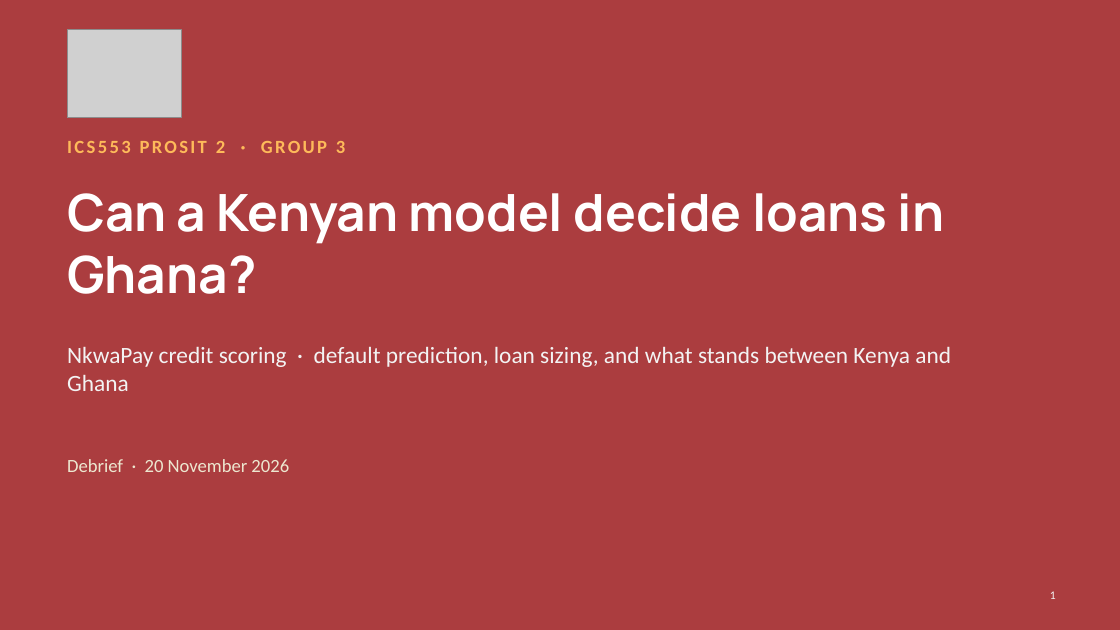
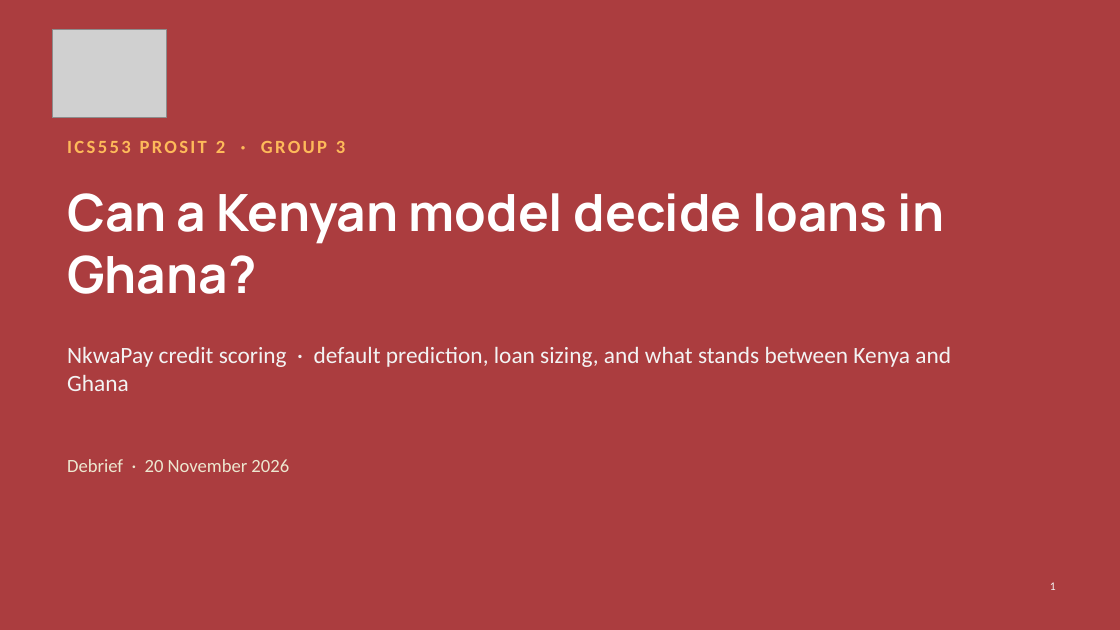
Before and after one commit to ASU-MICS-2028/mle-group-3-prosit-2, a slide deck: slide 1 of slides/NkwaPay_Debrief_Present.pptx. Drawn at 1120x630 pixels with LibreOffice and Linux fonts; fonts in the diff are those of the drawing; grey boxes stand for pictures. Boxes give left, top, right and bottom in pixels: in the first picture for what was removed or moved away, otherwise in the second. Text is boxed around its words. In the diff, an @@ line names an element or a change of style, - is before the commit and + after.

```diff
--- a/slides/NkwaPay_Debrief_Present.pptx
+++ b/slides/NkwaPay_Debrief_Present.pptx
@@ picture: place and size @@
-picture at (67, 29, 181, 118)
+picture at (52, 29, 166, 118)
@@ page number: place and size @@
-page number at (1050, 591, 1056, 599)
+page number at (1050, 582, 1056, 590)
```
Also in this commit, not shown: 17 other slides changed.
